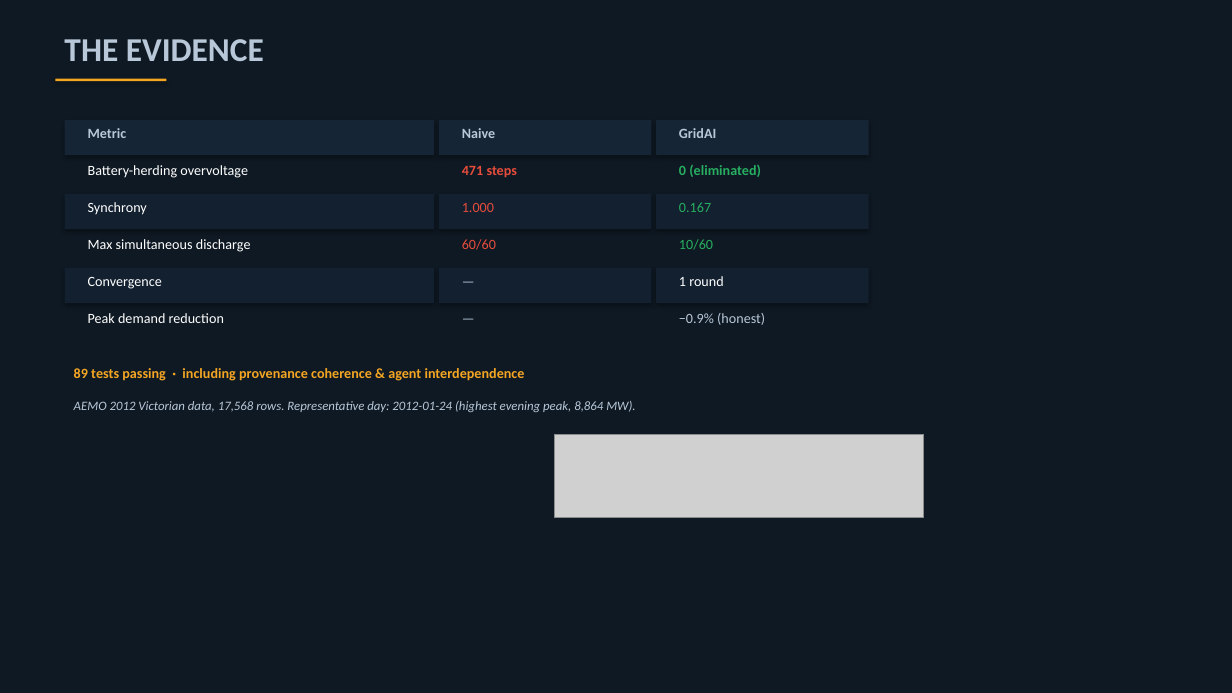
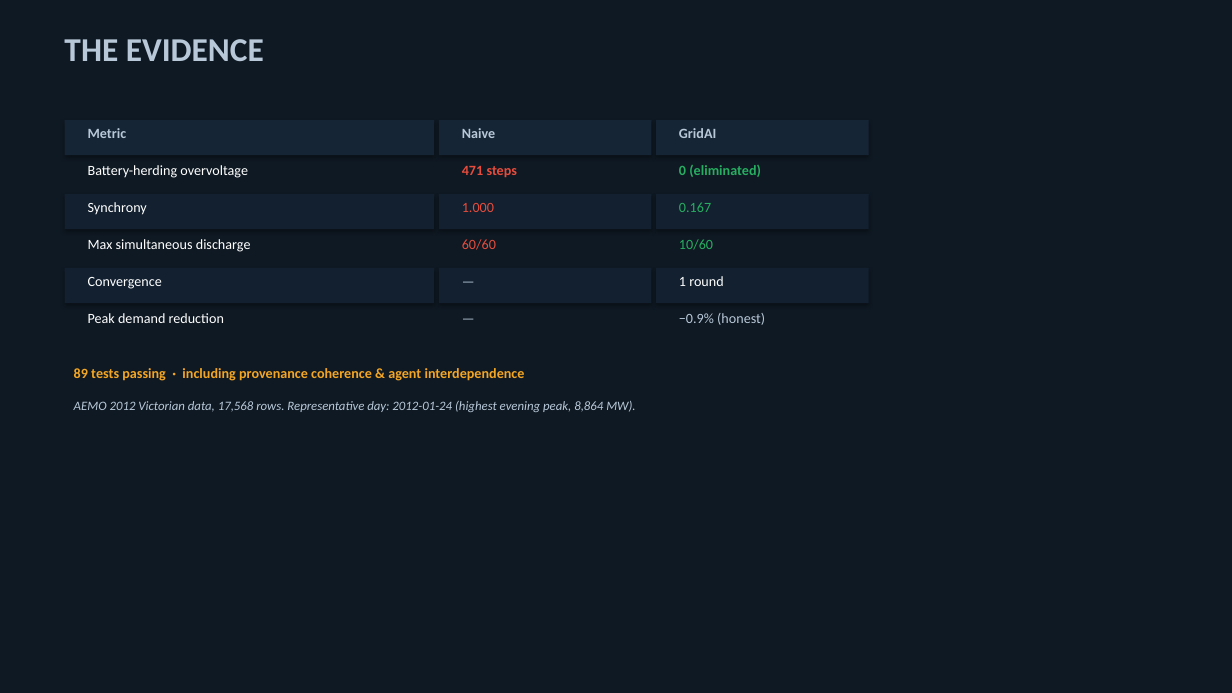
Before and after one commit to dexflex66/gridai, a slide deck: slide 7 of submission/gridai_lablab_band_of_agents_2026/assets/gridai_pitch_deck.pptx. Drawn at 1232x693 pixels with LibreOffice and Linux fonts; fonts in the diff are those of the drawing; grey boxes stand for pictures. Boxes give left, top, right and bottom in pixels: in the first picture for what was removed or moved away, otherwise in the second. Text is boxed around its words. In the diff, an @@ line names an element or a change of style, - is before the commit and + after.

```diff
--- a/submission/gridai_lablab_band_of_agents_2026/assets/gridai_pitch_deck.pptx
+++ b/submission/gridai_lablab_band_of_agents_2026/assets/gridai_pitch_deck.pptx
@@ rectangle removed at <box>55,79,166,81</box> @@
@@ picture removed at <box>555,434,924,518</box> @@
```
Also in this commit, not shown: 9 other slides changed, 2 other files.
